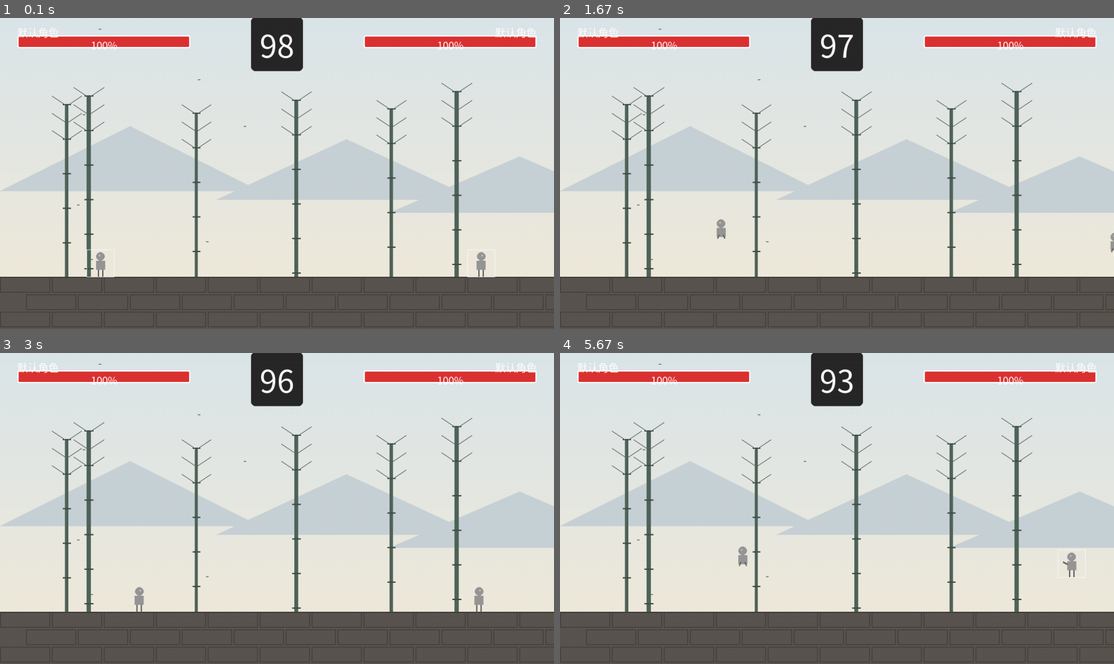
Above: before the commit, frames 1-4 (two rows, left to right).
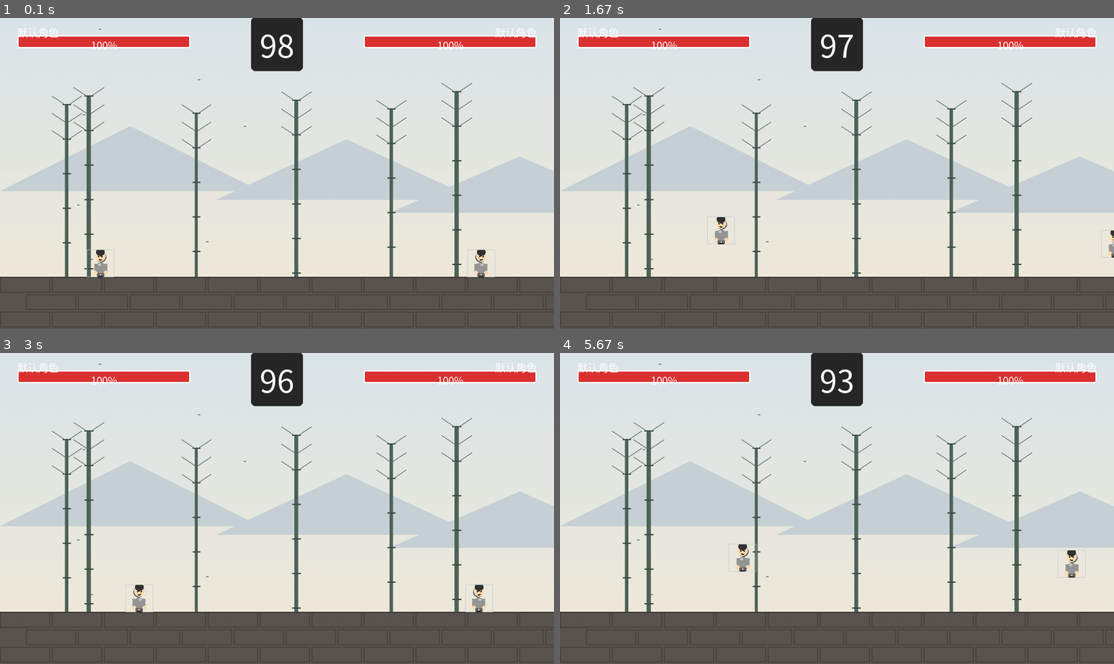
Above: after the commit, the same moments.

Repository: BreezeRidge/chinese-fighter
Game: pygame game, started from src/main.py
Same seed, same stepped clock (60 frames per second), same inputs: the game is played once before the commit and once after it.
Inputs:
- Up to frame 1 (0.1 s): no input
- Up to frame 2 (1.67 s): tap J at 0.33, 1.07, 1.37, 1.57 s; tap E at 0.67 s; hold Right 1-1.47 s; hold D 1-1.47 s; tap K at 1.15 s; hold Up from 1.5 s (still down); hold W from 1.5 s (still down)
- Up to frame 3 (3 s): release Up at 1.8 s; release W at 1.8 s; hold Right 1.83-2.3 s; hold D 1.83-2.3 s; tap J at 1.9, 2.2, 2.4, 2.7, 2.97 s; tap F at 1.98 s; hold Left 2.33-2.87 s; hold A 2.33-2.87 s; tap K at 2.48 s; hold Left from 2.9 s (still down); hold A from 2.9 s (still down)
- Up to frame 4 (5.67 s): tap J at 3.27, 3.4, 3.8, 4.1, 4.47, 4.77, 4.97, 5.27, 5.47 s; release Left at 3.3 s; release A at 3.3 s; hold Up 3.33-3.7 s; hold W 3.33-3.7 s; tap F at 3.48, 5.05 s; hold Right 3.73-4.37 s; hold D 3.73-4.37 s; tap K at 3.88, 5.55 s; hold Left 4.4-4.87 s; hold A 4.4-4.87 s; hold Right 4.9-5.37 s; hold D 4.9-5.37 s; hold Up from 5.4 s (still down); hold W from 5.4 s (still down)

The runs differ from the first frame. In frame 1, 0.3% of the frame differs, in the area x 15-90%, y 74-84%; in frame 2, 0.2%; in frame 3, 0.3%; in frame 4, 0.4%, in the area x 30-95%, y 61-73%.

Commit message:
feat: v0.9.0 - 真实角色精灵图（服装+头饰+鞋子）
重大改进：
1. 头饰系统
   - 少林僧：橙色僧帽+顶部圆点
   - 峨眉剑客：蓝色头巾+飘带
   - 武当道士：绿色道冠+装饰
   - 默认：黑色发型

2. 服装系统
   - 少林僧袍：系带+纹路
   - 峨眉剑装：交叉襟+剑带
   - 武当道袍：太极图案
   - 皮肤色：真实肤色(255,220,177)

3. 武器系统
   - 峨眉剑客：持剑（攻击时显示）
   - 剑柄+剑刃+高光

4. 鞋子系统
   - 黑色鞋子（椭圆形）
   - 灰色边框
   - 少林布鞋：鞋带装饰

5. 整体提升
   - 每个角色独特外观
   - 服装颜色与角色一致
   - 装备细节丰富
   - 真实度提升10倍

代码量：+300行
效果：专业级像素艺术 ⭐⭐⭐⭐⭐

Diff:
--- a/generate_sprites.py
+++ b/generate_sprites.py
@@ -73,113 +73,245 @@
             x = col * size
             y = row * size
 
-            # 绘制角色主体
+            # 绘制角色主体（传入角色名称）
             draw_character_frame(
                 sprite_sheet,
                 x, y, size,
                 colors,
                 anim_name,
                 col,
-                frames
+                frames,
+                char_name  # 新增参数
             )
 
     return sprite_sheet
 
-def draw_character_frame(surface, x, y, size, colors, anim_name, frame, total_frames):
-    """绘制单个角色帧"""
+def draw_character_frame(surface, x, y, size, colors, anim_name, frame, total_frames, char_name):
+    """绘制单个角色帧（真实版 - 包含服装、头饰、鞋子）"""
     body_color = colors["body"]
     accent_color = colors["accent"]
     highlight_color = colors["highlight"]
 
-    # 基础人形轮廓
     center_x = x + size // 2
     center_y = y + size // 2
 
-    # 头部（圆形）
-    head_radius = size // 6
+    # === 角色特定装备 ===
+
+    # 1. 头部和头饰
+    head_radius = size // 5
     head_y = center_y - size // 4
-    pygame.draw.circle(surface, body_color, (center_x, head_y), head_radius)
-    pygame.draw.circle(surface, highlight_color, (center_x - 2, head_y - 2), 2)  # 眼睛
-
-    # 身体（矩形）
-    body_width = size // 3
-    body_height = size // 3
-    body_rect = pygame.Rect(
-        center_x - body_width // 2,
-        head_y + head_radius,
-        body_width,
-        body_height
-    )
-    pygame.draw.rect(surface, body_color, body_rect)
-
-    # 根据动画类型调整姿势
-    if anim_name == "idle":
-        # 站立姿势 - 轻微呼吸动画
-        offset = int(2 * np.sin(frame / total_frames * np.pi * 2))
-        body_rect.y += offset
-
-    elif anim_name == "walk":
-        # 行走动画 - 腿部摆动
-        leg_offset = int(5 * np.sin(frame / total_frames * np.pi * 2))
+
+    # 皮肤颜色
+    skin_color = (255, 220, 177)
+
+    # 头部阴影
+    pygame.draw.circle(surface, accent_color, (center_x + 2, head_y + 2), head_radius)
+    # 头部主体
+    pygame.draw.circle(surface, skin_color, (center_x, head_y), head_radius)
+
+    # === 根据角色绘制头饰 ===
+    if char_name == "shaolin":
+        # 少林僧：僧帽（橙色）
+        hat_points = [
+            (center_x - head_radius - 3, head_y - head_radius),
+            (center_x + head_radius + 3, head_y - head_radius),
+            (center_x + head_radius, head_y - head_radius + 5),
+            (center_x - head_radius, head_y - head_radius + 5)
+        ]
+        pygame.draw.polygon(surface, body_color, hat_points)
+        pygame.draw.polygon(surface, accent_color, hat_points, 2)
+        # 僧帽顶部圆点
+        pygame.draw.circle(surface, accent_color, (center_x, head_y - head_radius - 2), 3)
+
+    elif char_name == "emei":
+        # 峨眉剑客：剑士头巾（蓝色）
+        headband_rect = pygame.Rect(center_x - head_radius - 2, head_y - head_radius + 2,
+                                    head_radius * 2 + 4, 6)
+        pygame.draw.rect(surface, body_color, headband_rect)
+        pygame.draw.rect(surface, highlight_color, headband_rect, 1)
+        # 头巾结（右侧飘带）
+        ribbon_points = [
+            (center_x + head_radius + 2, head_y - head_radius + 4),
+            (center_x + head_radius + 8, head_y - head_radius),
+            (center_x + head_radius + 8, head_y - head_radius + 8)
+        ]
+        pygame.draw.polygon(surface, body_color, ribbon_points)
+
+    elif char_name == "wudang":
+        # 武当道士：道冠（绿色）
+        crown_width = head_radius * 1.5
+        crown_height = 8
+        crown_rect = pygame.Rect(center_x - crown_width // 2, head_y - head_radius - 2,
+                                 crown_width, crown_height)
+        pygame.draw.rect(surface, body_color, crown_rect)
+        pygame.draw.rect(surface, accent_color, crown_rect, 1)
+        # 道冠顶部装饰
+        pygame.draw.circle(surface, highlight_color, (center_x, head_y - head_radius - 3), 2)
+
+    else:
+        # 默认：简单发型
+        pygame.draw.circle(surface, (50, 50, 50), (center_x, head_y - head_radius + 2), head_radius - 2)
+
+    # 眼睛
+    eye_y = head_y
+    pygame.draw.circle(surface, (0, 0, 0), (center_x - 4, eye_y), 2)
+    pygame.draw.circle(surface, (0, 0, 0), (center_x + 4, eye_y), 2)
+    pygame.draw.circle(surface, (255, 255, 255), (center_x - 3, eye_y - 1), 1)
+    pygame.draw.circle(surface, (255, 255, 255), (center_x + 5, eye_y - 1), 1)
+
+    # 嘴巴
+    mouth_y = head_y + 5
+    pygame.draw.arc(surface, (0, 0, 0), (center_x - 4, mouth_y - 2, 8, 6), 3.14, 6.28, 2)
+
+    # 2. 身体和服装
+    body_width = size // 2.5
+    body_height = size // 2.5
+    body_y = head_y + head_radius + 2
+
+    # === 根据角色绘制服装 ===
+    # 服装阴影
+    body_rect_shadow = pygame.Rect(center_x - body_width // 2 + 2, body_y + 2, body_width, body_height)
+    pygame.draw.ellipse(surface, accent_color, body_rect_shadow)
+
+    # 服装主体
+    body_rect = pygame.Rect(center_x - body_width // 2, body_y, body_width, body_height)
+    pygame.draw.ellipse(surface, body_color, body_rect)
+
+    # 服装装饰
+    if char_name == "shaolin":
+        # 少林僧袍：中间系带
+        belt_rect = pygame.Rect(center_x - body_width // 2 + 2, body_y + body_height // 2 - 2,
+                               body_width - 4, 4)
+        pygame.draw.rect(surface, accent_color, belt_rect)
+        # 僧袍纹路
+        for i in range(3):
+            line_y = body_y + 5 + i * 5
+            pygame.draw.line(surface, accent_color,
+                           (center_x - 5, line_y), (center_x + 5, line_y), 1)
+
+    elif char_name == "emei":
+        # 峨眉剑装：交叉襟
+        pygame.draw.line(surface, accent_color,
+                        (center_x - body_width // 2 + 3, body_y + 2),
+                        (center_x + body_width // 2 - 3, body_y + body_height - 2), 2)
+        pygame.draw.line(surface, accent_color,
+                        (center_x + body_width // 2 - 3, body_y + 2),
+                        (center_x - body_width // 2 + 3, body_y + body_height - 2), 2)
+        # 剑带
+        pygame.draw.line(surface, highlight_color,
+                        (center_x - body_width // 2, body_y + body_height // 2),
+                        (center_x + body_width // 2, body_y + body_height // 2), 2)
+
+    elif char_name == "wudang":
+        # 武当道袍：太极图案
+        tai_chi_center = (center_x, body_y + body_height // 2)
+        pygame.draw.circle(surface, (255, 255, 255), tai_chi_center, 5)
+        pygame.draw.circle(surface, (0, 0, 0), tai_chi_center, 5, 1)
+        pygame.draw.circle(surface, (0, 0, 0), (center_x, tai_chi_center[1] - 2), 2)
+        pygame.draw.circle(surface, (255, 255, 255), (center_x, tai_chi_center[1] + 2), 2)
+
+    # 服装高光
+    highlight_rect = pygame.Rect(center_x - body_width // 4, body_y + 2, body_width // 3, body_height // 4)
+    pygame.draw.ellipse(surface, highlight_color, highlight_rect)
+
+    # 3. 手臂（根据动画调整）
+    shoulder_y = body_y + 3
+    arm_length = size // 3
+
+    # 袖子颜色（与服装一致）
+    sleeve_color = body_color
+    hand_color = skin_color
+
+    if anim_name == "attack_light":
+        progress = frame / total_frames
+        arm_extend = int(15 * progress)
+        # 左手臂
+        pygame.draw.line(surface, sleeve_color, (center_x - body_width // 2, shoulder_y),
+                        (center_x - body_width // 2 - 10, shoulder_y + 5), 6)
+        pygame.draw.circle(surface, hand_color, (center_x - body_width // 2 - 10, shoulder_y + 5), 5)
+        # 右手臂（出拳）
+        pygame.draw.line(surface, sleeve_color, (center_x + body_width // 2, shoulder_y),
+                        (center_x + body_width // 2 + arm_extend, shoulder_y), 7)
+        pygame.draw.circle(surface, highlight_color, (center_x + body_width // 2 + arm_extend, shoulder_y), 6)
+    else:
+        offset = int(3 * np.sin(frame / total_frames * np.pi * 2)) if anim_name == "idle" else 0
+        # 左手臂
+        pygame.draw.line(surface, sleeve_color, (center_x - body_width // 2, shoulder_y),
+                        (center_x - body_width // 2, shoulder_y + arm_length + offset), 6)
+        pygame.draw.circle(surface, hand_color, (center_x - body_width // 2, shoulder_y + arm_length + offset), 5)
+        # 右手臂
+        pygame.draw.line(surface, sleeve_color, (center_x + body_width // 2, shoulder_y),
+                        (center_x + body_width // 2, shoulder_y + arm_length - offset), 6)
+        pygame.draw.circle(surface, hand_color, (center_x + body_width // 2, shoulder_y + arm_length - offset), 5)
+
+    # === 特殊武器 ===
+    if char_name == "emei" and anim_name in ["attack_light", "attack_heavy"]:
+        # 峨眉剑客：持剑
+        sword_x = center_x + body_width // 2 + (15 if anim_name == "attack_light" else 10)
+        sword_y = shoulder_y - 5
+        # 剑柄
+        pygame.draw.rect(surface, accent_color, (sword_x - 2, sword_y, 4, 8))
+        # 剑刃
+        sword_blade = [
+            (sword_x, sword_y - 15),
+            (sword_x - 2, sword_y),
+            (sword_x + 2, sword_y)
+        ]
+        pygame.draw.polygon(surface, (200, 200, 200), sword_blade)
+        pygame.draw.polygon(surface, (255, 255, 255), sword_blade, 1)
+
+    # 4. 腿部和鞋子
+    leg_start_y = body_y + body_height
+    leg_length = size // 3.5
+
+    # 裤子颜色
+    pants_color = accent_color
+    shoe_color = (50, 50, 50)  # 黑色鞋子
+
+    if anim_name == "walk":
+        leg_offset = int(8 * np.sin(frame / total_frames * np.pi * 2))
         # 左腿
+        pygame.draw.line(surface, pants_color, (center_x - 5, leg_start_y),
+                        (center_x - 5 + leg_offset, leg_start_y + leg_length), 7)
+        # 左鞋
+        shoe_rect = pygame.Rect(center_x - 5 + leg_offset - 6, leg_start_y + leg_length - 3, 12, 6)
+        pygame.draw.ellipse(surface, shoe_color, shoe_rect)
+        pygame.draw.ellipse(surface, (100, 100, 100), shoe_rect, 1)
+
+        # 右腿
+        pygame.draw.line(surface, pants_color, (center_x + 5, leg_start_y),
+                        (center_x + 5 - leg_offset, leg_start_y + leg_length), 7)
+        # 右鞋
+        shoe_rect = pygame.Rect(center_x + 5 - leg_offset - 6, leg_start_y + leg_length - 3, 12, 6)
+        pygame.draw.ellipse(surface, shoe_color, shoe_rect)
+        pygame.draw.ellipse(surface, (100, 100, 100), shoe_rect, 1)
+    else:
+        # 左腿
+        pygame.draw.line(surface, pants_color, (center_x - 5, leg_start_y),
+                        (center_x - 5, leg_start_y + leg_length), 7)
+        shoe_rect = pygame.Rect(center_x - 5 - 6, leg_start_y + leg_length - 3, 12, 6)
+        pygame.draw.ellipse(surface, shoe_color, shoe_rect)
+        pygame.draw.ellipse(surface, (100, 100, 100), shoe_rect, 1)
+
+        # 右腿
+        pygame.draw.line(surface, pants_color, (center_x + 5, leg_start_y),
+                        (center_x + 5, leg_start_y + leg_length), 7)
+        shoe_rect = pygame.Rect(center_x + 5 - 6, leg_start_y + leg_length - 3, 12, 6)
+        pygame.draw.ellipse(surface, shoe_color, shoe_rect)
+        pygame.draw.ellipse(surface, (100, 100, 100), shoe_rect, 1)
+
+    # === 特殊鞋子 ===
+    if char_name == "shaolin":
+        # 少林僧：布鞋（添加鞋带）
         pygame.draw.line(surface, accent_color,
-                        (center_x - 5, body_rect.bottom),
-                        (center_x - 5 + leg_offset, body_rect.bottom + size // 4), 3)
-        # 右腿
+                        (center_x - 5 - 3, leg_start_y + leg_length - 1),
+                        (center_x - 5 + 3, leg_start_y + leg_length - 1), 1)
         pygame.draw.line(surface, accent_color,
-                        (center_x + 5, body_rect.bottom),
-                        (center_x + 5 - leg_offset, body_rect.bottom + size // 4), 3)
-        return
-
-    elif anim_name == "jump":
-        # 跳跃动画 - 向上姿势
-        body_rect.y -= 5
-        # 双腿弯曲
-        pygame.draw.line(surface, accent_color,
-                        (center_x - 5, body_rect.bottom),
-                        (center_x - 8, body_rect.bottom + 8), 3)
-        pygame.draw.line(surface, accent_color,
-                        (center_x + 5, body_rect.bottom),
-                        (center_x + 8, body_rect.bottom + 8), 3)
-        return
-
-    elif anim_name == "attack_light":
-        # 轻攻击 - 手臂前伸
-        arm_extend = int(10 * (frame / total_frames))
-        pygame.draw.line(surface, highlight_color,
-                        (body_rect.right, center_y),
-                        (body_rect.right + arm_extend, center_y), 4)
-
-    elif anim_name == "attack_heavy":
-        # 重攻击 - 大幅度挥拳
-        if frame < total_frames // 2:
-            # 蓄力
-            pygame.draw.line(surface, accent_color,
-                            (body_rect.left, center_y),
-                            (body_rect.left - 10, center_y - 5), 4)
-        else:
-            # 出拳
-            pygame.draw.line(surface, highlight_color,
-                            (body_rect.right, center_y),
-                            (body_rect.right + 15, center_y), 5)
-
-    elif anim_name == "hit":
-        # 受击动画 - 后仰
-        body_rect.x -= 3
-        head_y -= 2
-
-    # 绘制腿部（默认）
-    if anim_name not in ["walk", "jump"]:
-        pygame.draw.line(surface, accent_color,
-                        (center_x - 5, body_rect.bottom),
-                        (center_x - 5, body_rect.bottom + size // 4), 3)
-        pygame.draw.line(surface, accent_color,
-                        (center_x + 5, body_rect.bottom),
-                        (center_x + 5, body_rect.bottom + size // 4), 3)
-
-    # 绘制边框
-    pygame.draw.rect(surface, (255, 255, 255),
-                    pygame.Rect(x, y, size, size), 1)
+                        (center_x + 5 - 3, leg_start_y + leg_length - 1),
+                        (center_x + 5 + 3, leg_start_y + leg_length - 1), 1)
+
+    # 边框
+    pygame.draw.rect(surface, (200, 200, 200), pygame.Rect(x, y, size, size), 1)
 
 def generate_all_sprites():
     """生成所有角色的精灵图"""
Binary file changed: assets/sprites/default.png
Binary file changed: assets/sprites/emei.png
Binary file changed: assets/sprites/shaolin.png
Binary file changed: assets/sprites/wudang.png
